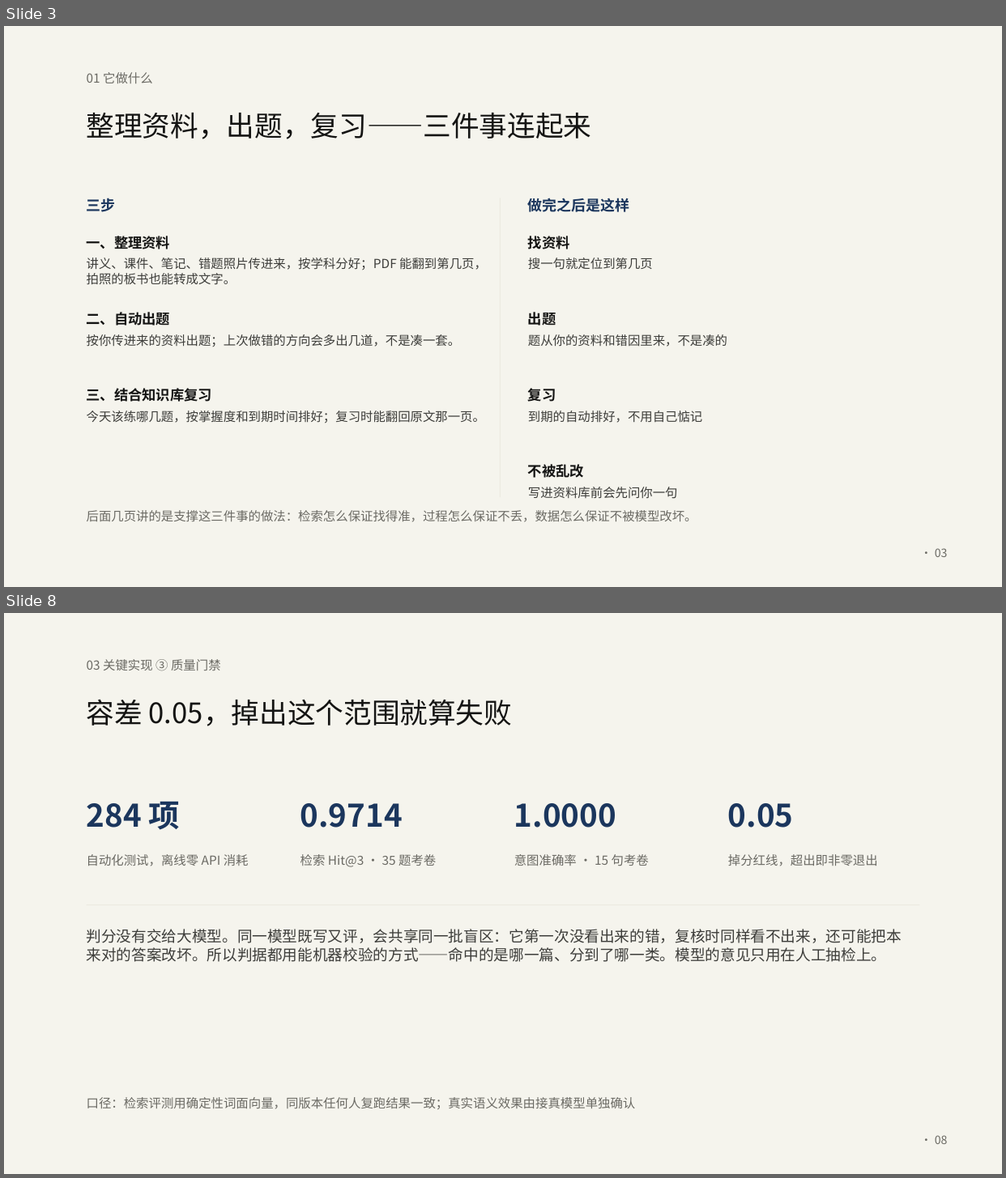
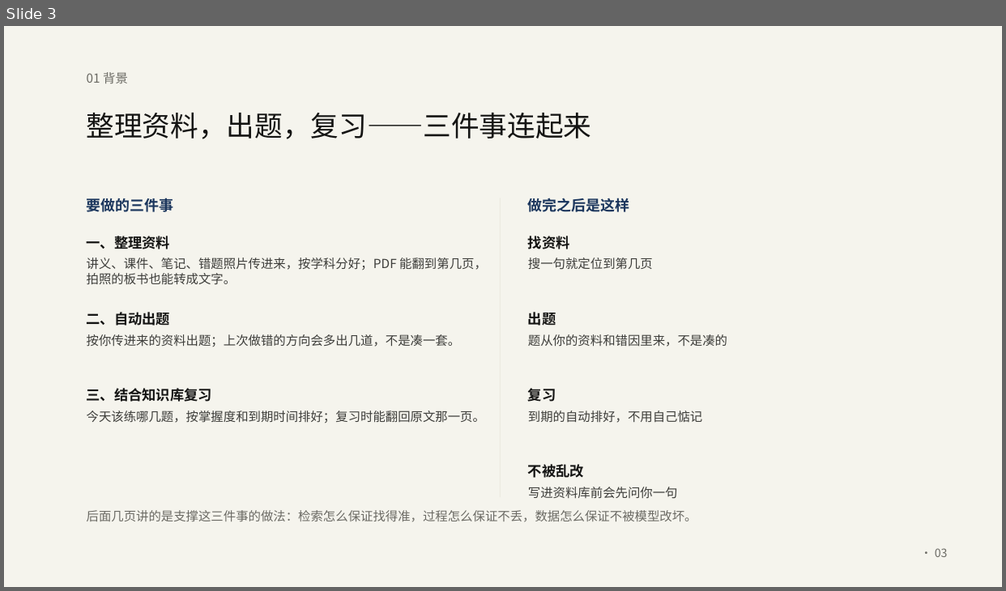
Before and after one commit to Baicaicn23/StudyGraph, a slide deck: docs/作品集/参赛/知迹答辩/知迹答辩.pptx. Shown one above the other, each under a label of ours: slides 3 and 8 before the commit, slide 3 after it; the slides between them are not shown. The pictures are 1006x1178 and 1006x591 pixels, drawn with LibreOffice and Linux fonts; fonts in the diff are those of the drawing. Boxes give left, top, right and bottom in pixels: in the first picture for what was removed or moved away, otherwise in the second. Text is boxed around its words. In the diff, an @@ line names an element or a change of style, - is before the commit and + after.

Commit message:
feat(参赛): PPT 重排为 13 页——背景与技术严格分开，技术项一项一页
用户要求背景与技术不混。核对后发现三个技术在原 PPT 上完全缺失（代码里都有）：
工具调用（9 个工具）、MCP、联网搜索 —— 全部补上。

- 13 页四段：背景 2 页（三件事 / 一周里发生的事）→ 技术 6 页（回合编排 / 工具调用 /
  工具权限 / 检索 / MCP / 联网搜索，一项一页）→ 应用与验证 1 页 → 边界与收束 2 页
- 背景段只讲用户视角：做什么、典型一周怎么用
- 技术段每页给「是什么 / 我们怎么做的 / 换来什么或代价」，脚注一句话收口
- 01-作品说明：文首标明「背景（一二四）/ 技术（三五六）」两段，技术亮点补工具调用与联网搜索
- 页名 13 条同步，13/13 落盘，validate 无错

```diff
--- a/docs/作品集/参赛/知迹答辩/知迹答辩.pptx
+++ b/docs/作品集/参赛/知迹答辩/知迹答辩.pptx
@@ slide 8 removed at (4, 613, 1002, 1174), background #FFFFFF @@
@@ rectangle removed at (4, 613, 1002, 1174) @@
@@ text removed at (87, 659, 221, 671) @@
-03 关键实现 ③ 质量门禁
@@ text removed at (87, 699, 513, 726) @@
-容差 0.05，掉出这个范围就算失败
@@ text removed at (87, 801, 180, 830) @@
-284 项
@@ text removed at (300, 803, 403, 828) @@
-0.9714
@@ text removed at (514, 803, 616, 828) @@
-1.0000
@@ text removed at (728, 803, 794, 828) @@
-0.05
@@ text removed at (87, 854, 249, 867) @@
-自动化测试，离线零 API 消耗
@@ text removed at (300, 854, 436, 867) @@
-检索 Hit@3 · 35 题考卷
@@ text removed at (514, 854, 649, 866) @@
-意图准确率 · 15 句考卷
@@ text removed at (728, 854, 878, 867) @@
-掉分红线，超出即非零退出
@@ rectangle removed at (87, 905, 919, 905) @@
@@ text removed at (87, 929, 901, 962) @@
-判分没有交给大模型。同一模型既写又评，会共享同一批盲区：它第一次没看出来的错，复核时同样看不出来，还可能把本来对的答案改坏。所以判据都用能机器校验的方式——命中的是哪一篇、分到了哪一类。模型的意见只用在人工抽检上。
@@ text removed at (87, 1097, 636, 1110) @@
-口径：检索评测用确定性词面向量，同版本任何人复跑结果一致；真实语义效果由接真模型单独确认
@@ text removed at (935, 1135, 948, 1144) @@
-· 08
@@ slide 3 changed as well @@
@@ text at (87, 72, 128, 84): text changed @@
-01 它做什么
+01 背景
@@ text at (87, 198, 174, 212): text changed @@
-三步
+要做的三件事
```
Also in this commit, not shown: 8 other slides changed, 4 slides added, 1 other slide removed, 3 other files.
